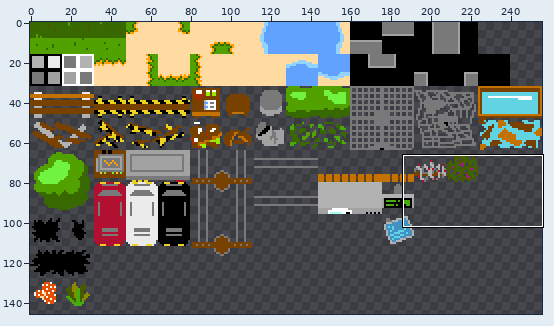
One commit to this sprite sheet: res/atlas/spritesheet.png. The first picture is a wide view before the edit; the outline marks the close-up.
Close-up. Old version:
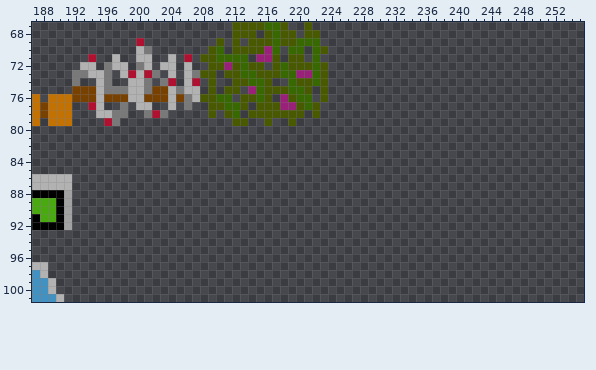
The file is 256x256 pixels. Colours within 5 levels of each other are drawn and written as one. Shown: x 187..255, y 67..101. The wide view leaves out empty margins.
After the commit:
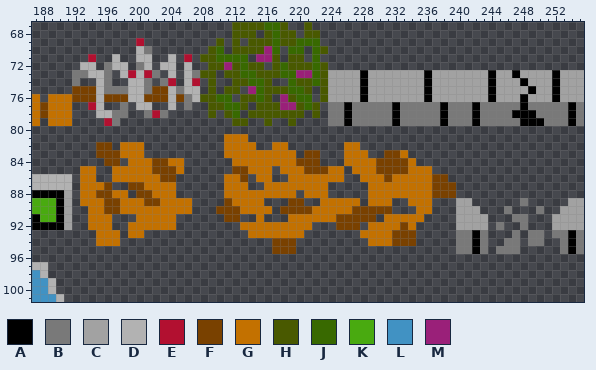
Palette (. is transparent): A #000000  B #797979  C #a2a2a2  D #b2b2b2  E #b21030  F #794100  G #c37100  H #495900  J #386900  K #49aa10  L #4192c3  M #9a2079
Change:
y 73: x 224..255 ................................ -> CCCCACCCCCCCACCCCCCCACCACCCCACCC
y 74: x 224..255 ................................ -> CCCCACCCCCCCACCCCCCCACCCACCCACCC
y 75: x 224..255 ................................ -> CCCCACCCCCCCACCCCCCCACCCCACCACCC
y 76: x 224..255 ................................ -> CCCCACCCCCCCACCCCCCCACCCACCCACCC
y 77: x 224..255 ................................ -> BBABBBBBABBBBBABBBABBBBBABBBBBAB
y 78: x 224..255 ................................ -> BBABBBBBABBBBBABBBABBBBAAABBBBAB
y 79: x 224..255 ................................ -> BBABBBBBABBBBBABBBABBBBBAAABBBAB
y 81: x 211..213 ... -> GGG
y 82: x 195..196 .. -> FF; x 198..200 ... -> GGG; x 211..214 .... -> GGGG; x 217..218 .. -> GG; x 226..227 .. -> GG
y 83: x 195..200 ...... -> FFFGGG; x 211..219 ......... -> GGGGGGGGG; x 221..222 .. -> FF; x 226..228 ... -> GGG; x 231..233 ... -> FFG
y 84: x 196..197 .. -> FF; x 199..205 ....... -> GGGFFGG; x 212..222 ........... -> GGGGGGGGFFF; x 226..234 ......... -> GGGGFFFFG
y 85: x 193..194 .. -> GG; x 197..205 ......... -> GGGGGFFFG; x 212..216 ..... -> FFGGG; x 218..225 ........ -> GGGFFFGG; x 227..236 .......... -> GGGFFFFGGG
y 86: x 193..194 .. -> GG; x 197..204 ........ -> GGGGGGFF; x 211..213 ... -> GGF; x 215..216 .. -> GG; x 219..225 ....... -> GGGGGGG; x 228..238 ........... -> GGGFGGGGGFF
y 87: x 193..196 .... -> GGGF; x 199..204 ...... -> FFGGGG; x 211..213 ... -> GGG; x 216..223 ........ -> GGGGGGGG; x 229..239 ........... -> GGGGGGGGFFF
y 88: x 193..198 ...... -> GGFFGG; x 200..204 ..... -> FFGGG; x 211..219 ......... -> GGGGGGGGG; x 221..223 ... -> GGG; x 229..239 ........... -> GGGGGGGGFFF
y 89: x 193..206 .............. -> GGGFFGGGFFGGGG; x 211..215 ..... -> FGGGG; x 219..220 .. -> FF; x 223..227 ..... -> GGGGG; x 229..231 ... -> GGG; x 234..236 ... -> GGG; x 240..241 .. -> CC; x 248 . -> B; x 254..255 .. -> CC
y 90: x 194..206 ............. -> GGFFGGGGGGGGG; x 210..216 ....... -> FFFGGGG; x 218..231 .............. -> FFFFGGGGGFFFFF; x 235..236 .. -> GG; x 240..242 ... -> CCC; x 246 . -> B; x 250 . -> B; x 253..255 ... -> CCC
y 91: x 194..196 ... -> GGG; x 200..204 ..... -> GGGGG; x 211..212 .. -> FF; x 215 . -> G; x 219..229 ........... -> GGGGGGFFFFF; x 231..235 ..... -> GGGGG; x 240..243 .... -> CCCC; x 247..248 .. -> BB; x 252..255 .... -> CCCC
y 92: x 194..196 ... -> GGG; x 199..204 ...... -> GGGGGG; x 213..221 ......... -> GGGGGGGGG; x 225..227 ... -> FFF; x 229..234 ...... -> GGGGFG; x 240..243 .... -> CCCC; x 245 . -> B; x 248 . -> B; x 252..255 .... -> CCCC
y 93: x 195..197 ... -> GGG; x 199..200 .. -> GG; x 214..220 ....... -> GGGGGGG; x 228..234 ....... -> GGGGFFF; x 240..243 .... -> BBAB; x 247 . -> B; x 249..250 .. -> BB; x 252..255 .... -> BBAB
y 94: x 195..197 ... -> GGG; x 217..219 ... -> FFF; x 229..234 ...... -> GGGFFF; x 240..243 .... -> BBAB; x 246..247 .. -> BB; x 249..250 .. -> BB; x 253..255 ... -> BAB
y 95: x 217..219 ... -> FFF; x 240..243 .... -> BBAB; x 245..247 ... -> BBB; x 253..255 ... -> BAB
Changed places in both close-ups, as pixel boxes (x1, y1, x2, y2):
added: (80, 70, 584, 254)
